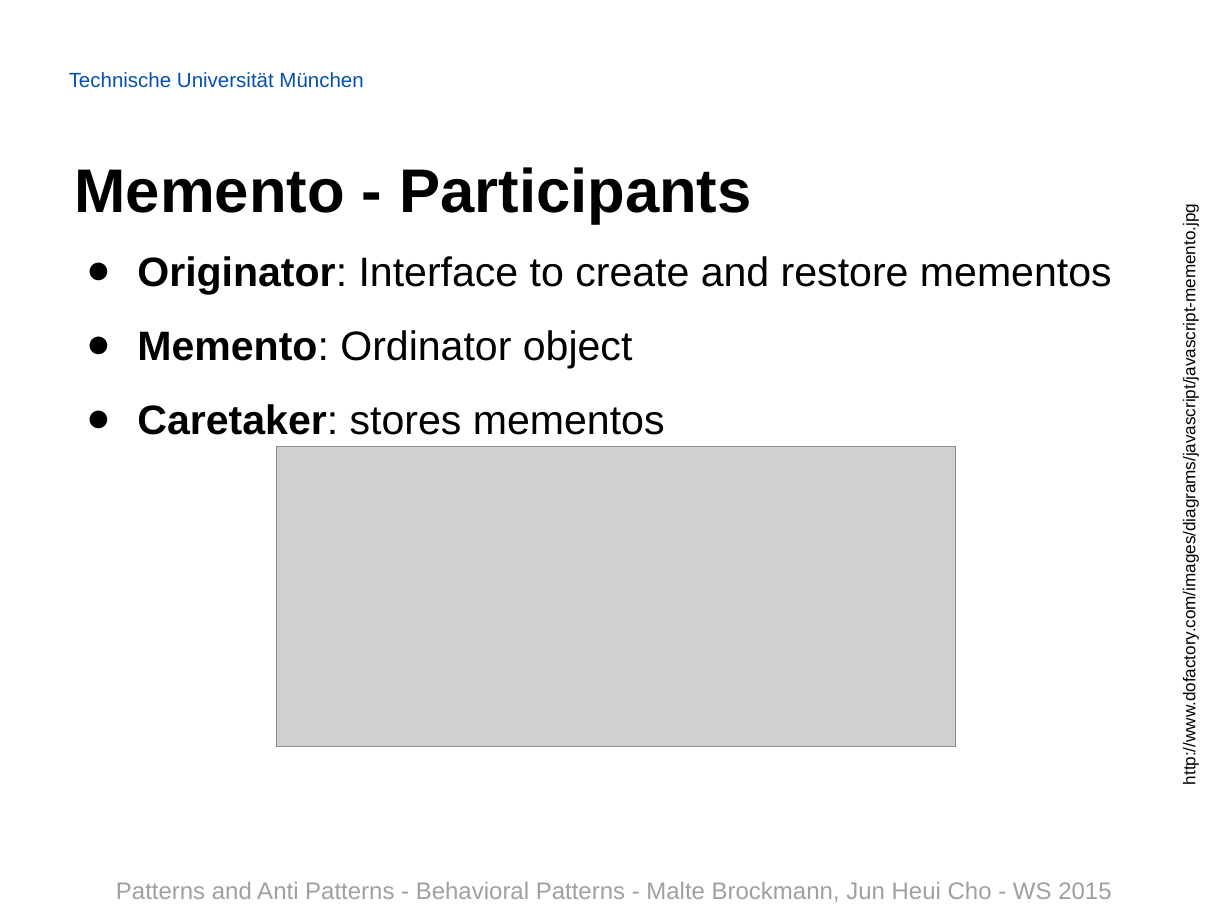
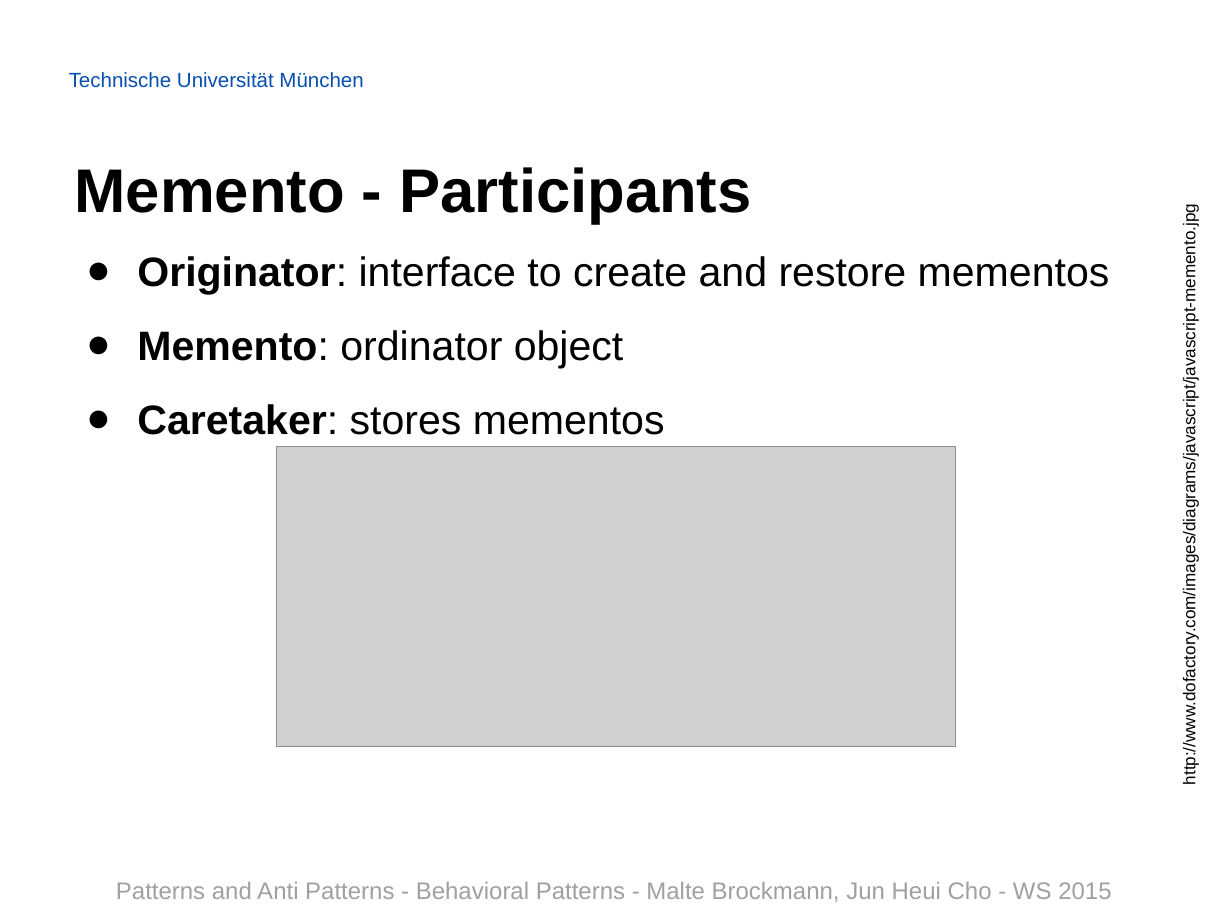
Before and after one commit to Painted6/Behavioral-design-patterns, a slide deck: slide 12 of Behavioral Patterns - JS Patterns and Anti Patterns.pptx (slide 13 before the commit). Drawn at 1232x924 pixels with LibreOffice and Linux fonts; fonts in the diff are those of the drawing; grey boxes stand for pictures; background and template pictures are left out. Boxes give left, top, right and bottom in pixels: in the first picture for what was removed or moved away, otherwise in the second. Text is boxed around its words. In the diff, an @@ line names an element or a change of style, - is before the commit and + after.

```diff
--- a/Behavioral Patterns - JS Patterns and Anti Patterns.pptx
+++ b/Behavioral Patterns - JS Patterns and Anti Patterns.pptx
@@ text at bbox=[137, 256, 1110, 368]: text changed @@
-● Originator: Interface to create and restore mementos
-● Memento: Ordinator object
+● Originator: interface to create and restore mementos
+● Memento: ordinator object
```
Also in this commit, not shown: 28 other slides changed, 2 slides added, 1 slide removed.
